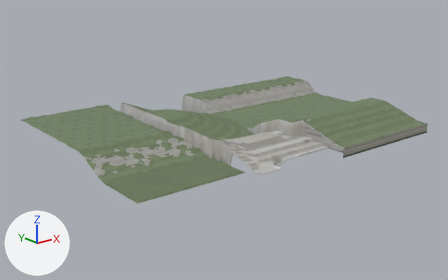
The glTF model assets/level/city_massing/rock.glb: old version first, new version second.
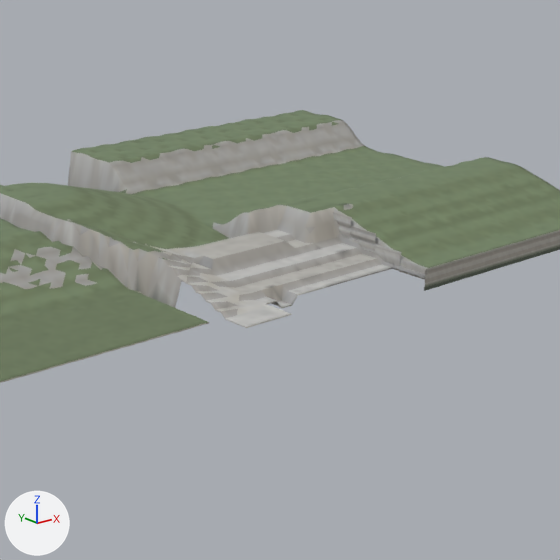
Each version is shown whole from a 50 mm camera at (-1295.0, -1199.0, 632.0) aimed at (-36.0, 374.0, 3.0), then close up on the part from 34% to 90% of the width and 9% to 100% of the height. The axes (+X, +Y, +Z) are drawn at lower left. The lights are the same throughout. The older version's two pictures come first. Vertices at exactly the same position are counted once.

The first close-up shows 'north_shore', 'rock' and 4 more.
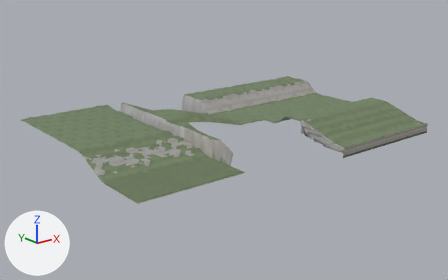
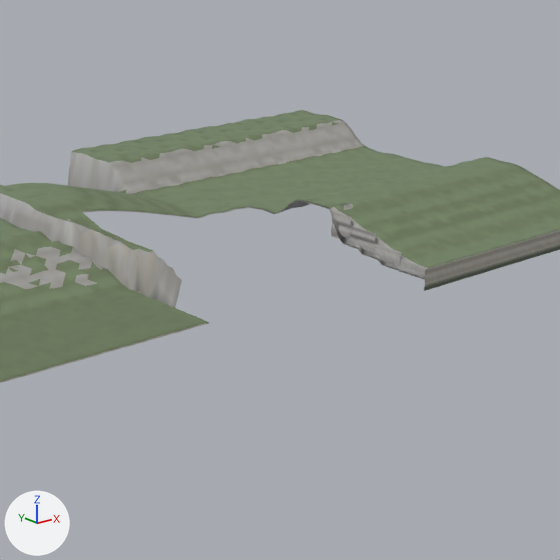
Pixel boxes (x1, y1, x2, y2) of what changed, in the close-ups (560 x 560 px):
part 1 of me_rock_001, cut back: before (82, 200, 392, 328); after (82, 200, 390, 268)

The change, as a diff of the scene's bpy script:
```diff
--- a/assets/level/city_massing/rock.glb.py
+++ b/assets/level/city_massing/rock.glb.py
@@ me_rock_001 @@
 # used by ob_rock; location = (0.0, 0.0, 0.0)
-me_rock_001.from_pydata(...)  # 8918 vertices, 17412 faces; spans x -599.0..601.0, y 2.0..722.0, z -4.0..100.0
+me_rock_001.from_pydata(...)  # 7909 vertices, 15358 faces; spans x -599.0..601.0, y 2.0..722.0, z -4.0..100.0
+# me_rock_001 part 1: 1095 vertices removed from x -179.0..141.0, y 22.0..372.0, z 0.0..84.0; 86 vertices added at x -179.0..151.0, y 82.0..382.0, z 12.0..86.0
 me_rock_001.materials.append(mat_grass)
@@ me_rock_001 @@
 me_rock_001.materials.append(mat_cliff_shore)
-me_rock_001.materials.append(mat_calcada)
```
